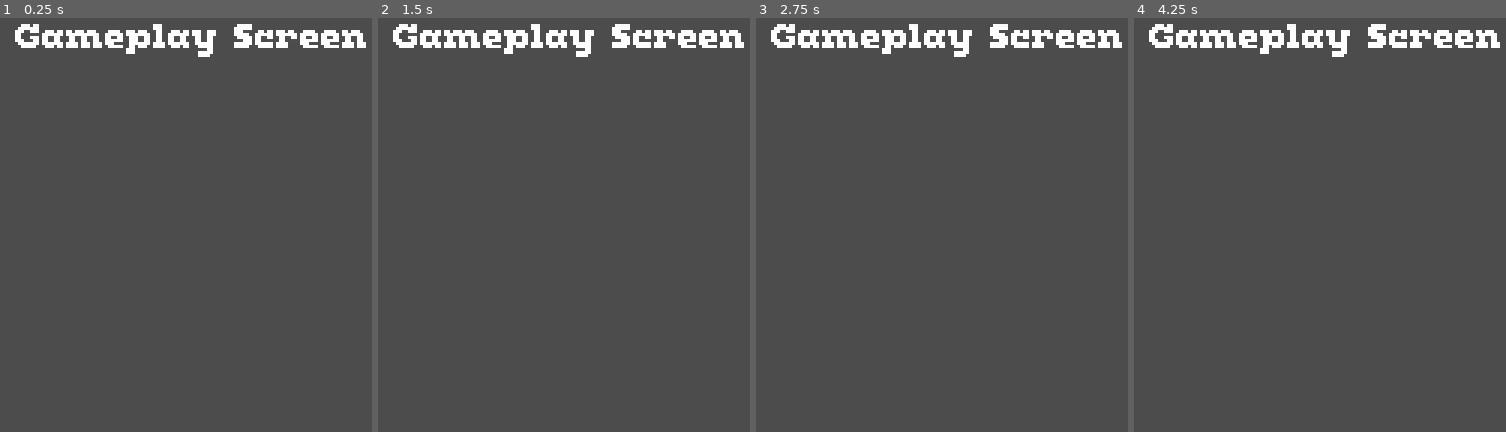
Above: before the commit, frames 1-4 (left to right).
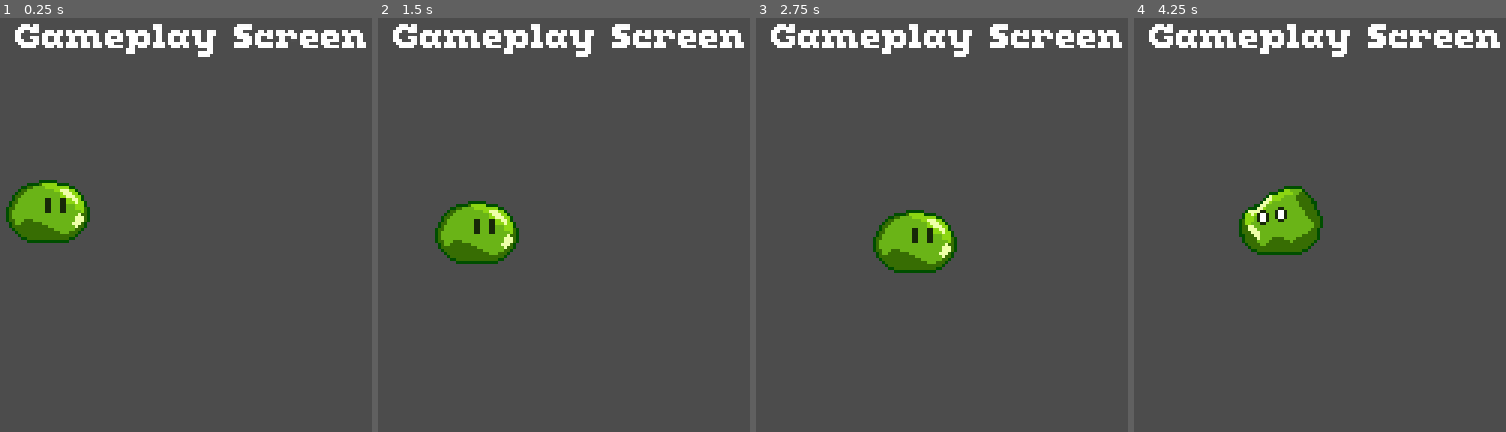
Above: after the commit, the same moments.

Repository: svntax/BlockBornArcadeJam
Game: Godot game, scene res://UI/Screens/Gameplay.tscn
Same seed, same stepped clock (60 frames per second), same inputs: the game is played once before the commit and once after it.
Inputs:
- Up to frame 1 (0.25 s): no input
- Up to frame 2 (1.5 s): tap Enter (ui_accept) at 0.5, 0.77, 0.8, 1.07, 1.35 s; hold Right (move_right, bound only after the commit) 0.53-1.28 s; tap Z (attack, bound only after the commit) at 0.6 s; hold Down (move_down, bound only after the commit) from 1.28 s (still down)
- Up to frame 3 (2.75 s): tap Enter (ui_accept) at 1.52, 1.82, 2.3 s; tap Z (attack, bound only after the commit) at 1.55, 2.1 s; release Down (move_down, bound only after the commit) at 2.03 s; hold Right (move_right, bound only after the commit) from 2.03 s (still down)
- Up to frame 4 (4.25 s): release Right (move_right, bound only after the commit) at 2.78 s; hold Up (move_up, bound only after the commit) 2.78-3.53 s; tap Z (attack, bound only after the commit) at 2.85 s; tap Enter (ui_accept) at 3.02, 3.32, 3.6, 3.77, 4.07 s; hold Left (move_left, bound only after the commit) from 3.53 s (still down)

The runs differ from the first frame. In frame 1, 2.7% of the frame differs, in the area x 1-25%, y 39-55%; in frame 2, 2.7%; in frame 3, 2.7%; in frame 4, 2.9%, in the area x 28-51%, y 40-58%.

Commit message:
Added player

Diff:
--- /dev/null
+++ b/Player/Player.gd
@@ -0,0 +1,47 @@
+extends KinematicBody2D
+
+onready var speed = 64
+onready var velocity = Vector2()
+
+onready var body_root = $Body
+onready var state_machine = $StateMachine
+onready var animation_player = $AnimationPlayer
+onready var damage_immunity_timer = $DamageImmunityTimer
+
+func _physics_process(_delta: float) -> void:
+	if can_move():
+		move()
+
+	# DEBUG: test damage remove later
+	if Input.is_action_just_pressed("ui_accept"):
+		damage(1)
+
+	move_and_slide(velocity)
+	# Face the right direction
+	if velocity.x < 0:
+		body_root.scale.x = -1
+	elif velocity.x > 0:
+		body_root.scale.x = 1
+
+func move() -> void:
+	# Movement
+	var input_dir = Input.get_vector("move_left", "move_right", "move_up", "move_down")
+	if input_dir.length_squared() > 1.0:
+		input_dir = input_dir.normalized()
+	velocity = input_dir * speed
+
+func can_move() -> bool:
+	return state_machine.state in ["IDLE", "WALK"]
+
+func damage(amount: int) -> void:
+	state_machine.set_state("HURT")
+	damage_immunity_timer.start()
+
+func can_take_damage() -> bool:
+	return damage_immunity_timer.is_stopped()
+
+func _on_AnimationPlayer_animation_finished(anim_name):
+	if state_machine.state == "ATTACK" and anim_name == "attack":
+		state_machine.set_state("IDLE")
+	if state_machine.state == "HURT" and anim_name == "hurt":
+		state_machine.set_state("IDLE")
--- /dev/null
+++ b/Player/Player.tscn
@@ -0,0 +1,117 @@
+[gd_scene load_steps=10 format=2]
+
+[ext_resource path="res://Player/Player.gd" type="Script" id=1]
+[ext_resource path="res://Player/slime_spritesheet.png" type="Texture" id=2]
+[ext_resource path="res://Player/PlayerFSM.gd" type="Script" id=3]
+
+[sub_resource type="RectangleShape2D" id=6]
+extents = Vector2( 14, 3 )
+
+[sub_resource type="Animation" id=1]
+length = 0.001
+tracks/0/type = "value"
+tracks/0/path = NodePath("Body/Sprite:frame")
+tracks/0/interp = 1
+tracks/0/loop_wrap = true
+tracks/0/imported = false
+tracks/0/enabled = true
+tracks/0/keys = {
+"times": PoolRealArray( 0 ),
+"transitions": PoolRealArray( 1 ),
+"update": 0,
+"values": [ 0 ]
+}
+
+[sub_resource type="Animation" id=4]
+resource_name = "attack"
+length = 0.3
+tracks/0/type = "value"
+tracks/0/path = NodePath("Body/Sprite:frame")
+tracks/0/interp = 1
+tracks/0/loop_wrap = true
+tracks/0/imported = false
+tracks/0/enabled = true
+tracks/0/keys = {
+"times": PoolRealArray( 0, 0.1, 0.2 ),
+"transitions": PoolRealArray( 1, 1, 1 ),
+"update": 1,
+"values": [ 2, 3, 0 ]
+}
+
+[sub_resource type="Animation" id=5]
+resource_name = "hurt"
+length = 0.3
+tracks/0/type = "value"
+tracks/0/path = NodePath("Body/Sprite:frame")
+tracks/0/interp = 1
+tracks/0/loop_wrap = true
+tracks/0/imported = false
+tracks/0/enabled = true
+tracks/0/keys = {
+"times": PoolRealArray( 0, 0.2 ),
+"transitions": PoolRealArray( 1, 1 ),
+"update": 1,
+"values": [ 4, 0 ]
+}
+
+[sub_resource type="Animation" id=2]
+resource_name = "idle"
+tracks/0/type = "value"
+tracks/0/path = NodePath("Body/Sprite:frame")
+tracks/0/interp = 1
+tracks/0/loop_wrap = true
+tracks/0/imported = false
+tracks/0/enabled = true
+tracks/0/keys = {
+"times": PoolRealArray( 0 ),
+"transitions": PoolRealArray( 1 ),
+"update": 1,
+"values": [ 0 ]
+}
+
+[sub_resource type="Animation" id=3]
+resource_name = "walk"
+length = 0.2
+loop = true
+tracks/0/type = "value"
+tracks/0/path = NodePath("Body/Sprite:frame")
+tracks/0/interp = 1
+tracks/0/loop_wrap = true
+tracks/0/imported = false
+tracks/0/enabled = true
+tracks/0/keys = {
+"times": PoolRealArray( 0, 0.1 ),
+"transitions": PoolRealArray( 1, 1 ),
+"update": 1,
+"values": [ 1, 0 ]
+}
+
+[node name="Player" type="KinematicBody2D"]
+script = ExtResource( 1 )
+
+[node name="Body" type="Node2D" parent="."]
+
+[node name="Sprite" type="Sprite" parent="Body"]
+position = Vector2( 0, -23 )
+texture = ExtResource( 2 )
+hframes = 5
+
+[node name="CollisionShape2D" type="CollisionShape2D" parent="."]
+position = Vector2( 0, -3 )
+shape = SubResource( 6 )
+
+[node name="AnimationPlayer" type="AnimationPlayer" parent="."]
+anims/RESET = SubResource( 1 )
+anims/attack = SubResource( 4 )
+anims/hurt = SubResource( 5 )
+anims/idle = SubResource( 2 )
+anims/walk = SubResource( 3 )
+
+[node name="StateMachine" type="Node" parent="."]
+script = ExtResource( 3 )
+
+[node name="DamageImmunityTimer" type="Timer" parent="."]
+wait_time = 0.6
+one_shot = true
+
+[connection signal="animation_finished" from="AnimationPlayer" to="." method="_on_AnimationPlayer_animation_finished"]
--- /dev/null
+++ b/Player/PlayerFSM.gd
@@ -0,0 +1,48 @@
+extends "res://StateMachine.gd"
+
+# IDLE, WALK, ATTACK, HURT
+
+const CONTROLLABLE_STATES = ["IDLE", "WALK"]
+
+func _ready():
+	call_deferred("set_state", "IDLE")
+
+func _state_logic(_delta):
+	pass
+
+func _state_transition(_delta):
+	if state == "IDLE":
+		if Input.is_action_just_pressed("attack"):
+			set_state("ATTACK")
+		else:
+			if is_move_pressed():
+				set_state("WALK")
+	elif state == "WALK":
+		if Input.is_action_just_pressed("attack"):
+			set_state("ATTACK")
+		else:
+			if not is_move_pressed():
+				set_state("IDLE")
+	elif state == "ATTACK":
+		pass
+
+func _enter_state(new_state, _old_state):
+	if new_state == "IDLE":
+		actor.animation_player.play("idle")
+	elif new_state == "WALK":
+		actor.animation_player.play("walk")
+	elif new_state == "ATTACK":
+		actor.velocity = Vector2()
+		actor.animation_player.play("attack")
+	elif new_state == "HURT":
+		actor.velocity = Vector2()
+		actor.animation_player.play("hurt")
+
+func _exit_state(_old_state, _new_state):
+	pass
+
+func is_move_pressed() -> bool:
+	return Input.is_action_pressed("move_left") \
+		or Input.is_action_pressed("move_right") \
+		or Input.is_action_pressed("move_up") \
+		or Input.is_action_pressed("move_down")
--- /dev/null
+++ b/StateMachine.gd
@@ -0,0 +1,33 @@
+extends Node
+class_name StateMachine
+
+var state
+var previous_state
+
+onready var actor = get_parent()
+
+func _physics_process(delta):
+	if state != null:
+		_state_logic(delta)
+		_state_transition(delta)
+
+func _state_logic(_delta):
+	pass
+
+func _state_transition(_delta):
+	pass
+
+func _enter_state(_new_state, _old_state):
+	pass
+
+func _exit_state(_old_state, _new_state):
+	pass
+
+func set_state(new_state):
+	var old_state = state
+	previous_state = state
+	state = new_state
+	if old_state != null:
+		_exit_state(old_state, new_state)
+	if new_state != null:
+		_enter_state(new_state, old_state)
--- a/UI/Screens/Gameplay.tscn
+++ b/UI/Screens/Gameplay.tscn
@@ -1,6 +1,7 @@
-[gd_scene load_steps=2 format=2]
+[gd_scene load_steps=3 format=2]
 
 [ext_resource path="res://UI/FontNormal.tres" type="DynamicFont" id=1]
+[ext_resource path="res://Player/Player.tscn" type="PackedScene" id=2]
 
 [node name="Gameplay" type="Node2D"]
 
@@ -12,3 +13,8 @@
 custom_fonts/font = ExtResource( 1 )
 text = "Gameplay Screen"
 align = 1
+
+[node name="YSort" type="YSort" parent="."]
+
+[node name="Player" parent="YSort" instance=ExtResource( 2 )]
+position = Vector2( 80, 88 )
--- a/project.godot
+++ b/project.godot
@@ -7,6 +7,16 @@
 ;   param=value ; assign values to parameters
 
 config_version=4
+
+_global_script_classes=[ {
+"base": "Node",
+"class": "StateMachine",
+"language": "GDScript",
+"path": "res://StateMachine.gd"
+} ]
+_global_script_class_icons={
+"StateMachine": ""
+}
 
 [application]
 
@@ -51,6 +61,34 @@
 "svg/scale": 1.0
 }
 
+[input]
+
+move_left={
+"deadzone": 0.5,
+"events": [ Object(InputEventKey,"resource_local_to_scene":false,"resource_name":"","device":0,"alt":false,"shift":false,"control":false,"meta":false,"command":false,"pressed":false,"scancode":0,"physical_scancode":16777231,"unicode":0,"echo":false,"script":null)
+ ]
+}
+move_right={
+"deadzone": 0.5,
+"events": [ Object(InputEventKey,"resource_local_to_scene":false,"resource_name":"","device":0,"alt":false,"shift":false,"control":false,"meta":false,"command":false,"pressed":false,"scancode":0,"physical_scancode":16777233,"unicode":0,"echo":false,"script":null)
+ ]
+}
+move_up={
+"deadzone": 0.5,
+"events": [ Object(InputEventKey,"resource_local_to_scene":false,"resource_name":"","device":0,"alt":false,"shift":false,"control":false,"meta":false,"command":false,"pressed":false,"scancode":0,"physical_scancode":16777232,"unicode":0,"echo":false,"script":null)
+ ]
+}
+move_down={
+"deadzone": 0.5,
+"events": [ Object(InputEventKey,"resource_local_to_scene":false,"resource_name":"","device":0,"alt":false,"shift":false,"control":false,"meta":false,"command":false,"pressed":false,"scancode":0,"physical_scancode":16777234,"unicode":0,"echo":false,"script":null)
+ ]
+}
+attack={
+"deadzone": 0.5,
+"events": [ Object(InputEventKey,"resource_local_to_scene":false,"resource_name":"","device":0,"alt":false,"shift":false,"control":false,"meta":false,"command":false,"pressed":false,"scancode":0,"physical_scancode":90,"unicode":0,"echo":false,"script":null)
+ ]
+}
+
 [physics]
 
 common/enable_pause_aware_picking=true
Binary file added: Player/slime_spritesheet.png
Not shown, added: Player/slime_spritesheet.png.import
